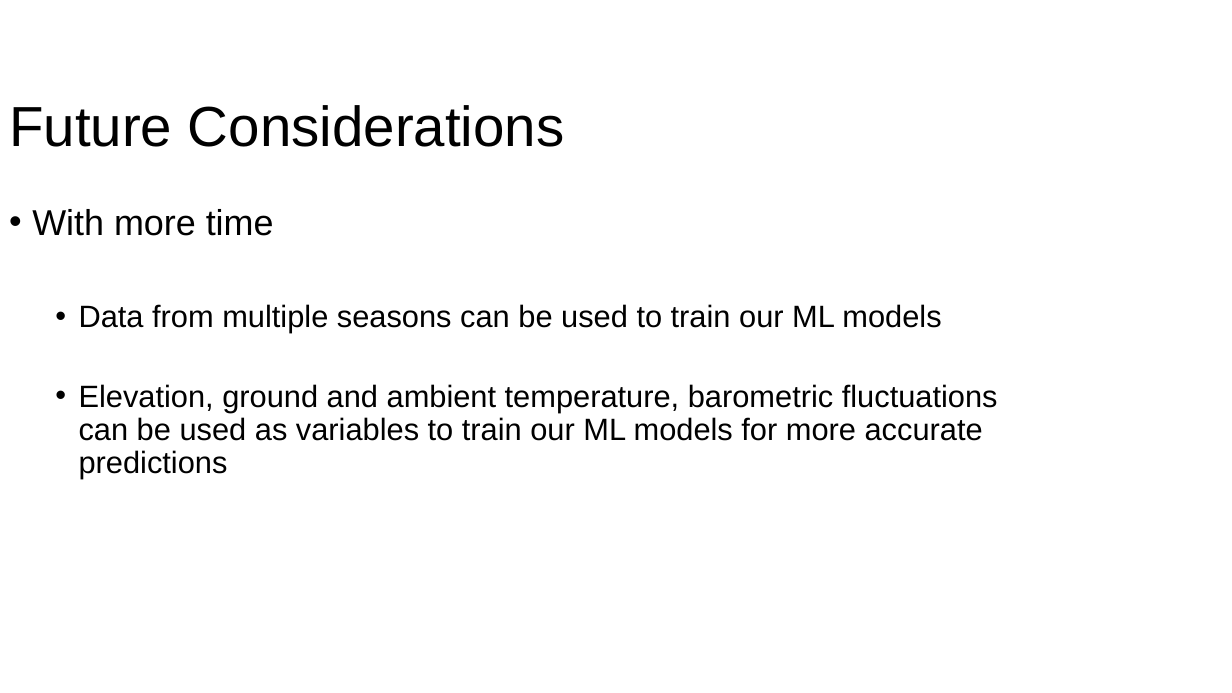
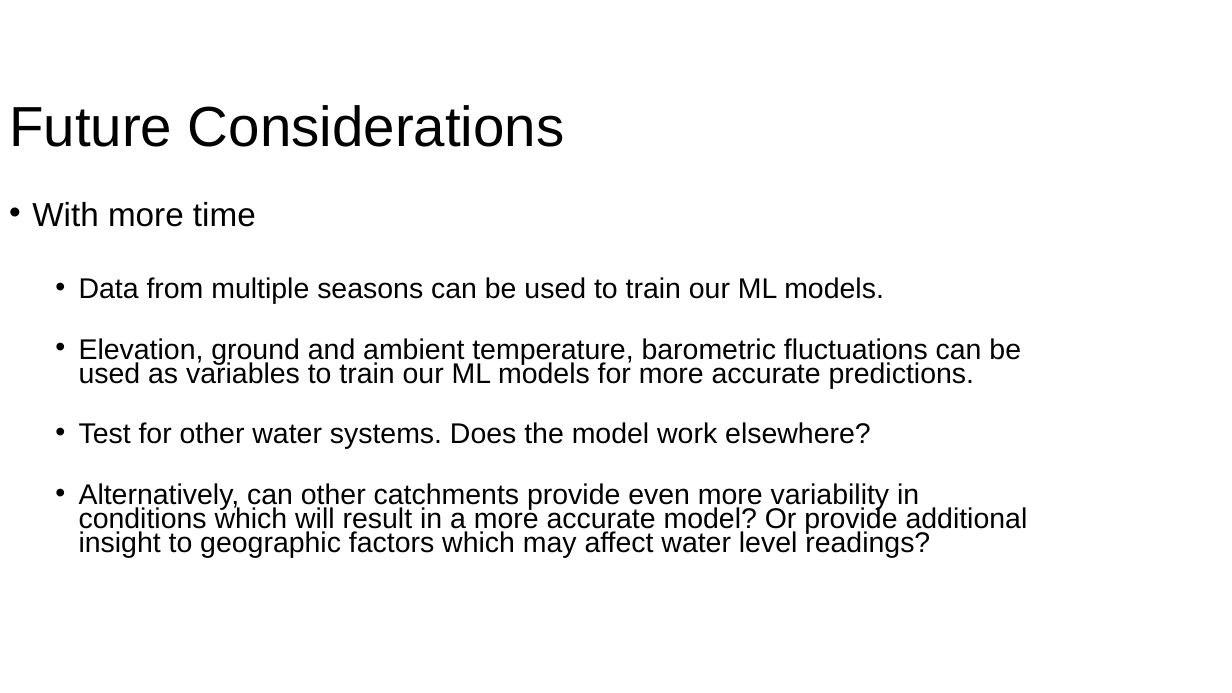
Before and after one commit to EpicTomatoSauce/uwa_final_project, a slide deck: slide 8 of UWA Final Project.pptx. Drawn at 1232x693 pixels with LibreOffice and Linux fonts; fonts in the diff are those of the drawing; background and template pictures are left out. Boxes give left, top, right and bottom in pixels: in the first picture for what was removed or moved away, otherwise in the second. Text is boxed around its words. In the diff, an @@ line names an element or a change of style, - is before the commit and + after.

```diff
--- a/UWA Final Project.pptx
+++ b/UWA Final Project.pptx
@@ text at [32,202,256,227]: size 28 to 25.9 pt in "With more time"; line spacing 0.9 to 0.7 @@
@@ text at [79,277,1028,558]: text changed; size 24 to 22.2 pt @@
-  • Data from multiple seasons can be used to train our ML models
-  • Elevation, ground and ambient temperature, barometric fluctuations can be used as variables to train our ML models for more accurate predictions
+  • Data from multiple seasons can be used to train our ML models.
+  • Elevation, ground and ambient temperature, barometric fluctuations can be used as variables to train our ML models for more accurate predictions.
+  • Test for other water systems. Does the model work elsewhere?
+  • Alternatively, can other catchments provide even more variability in conditions which will result in a more accurate model? Or provide additional insight to geographic factors which may affect water level readings?
```
Also in this commit, not shown: 5 other slides changed, 1 other file.
